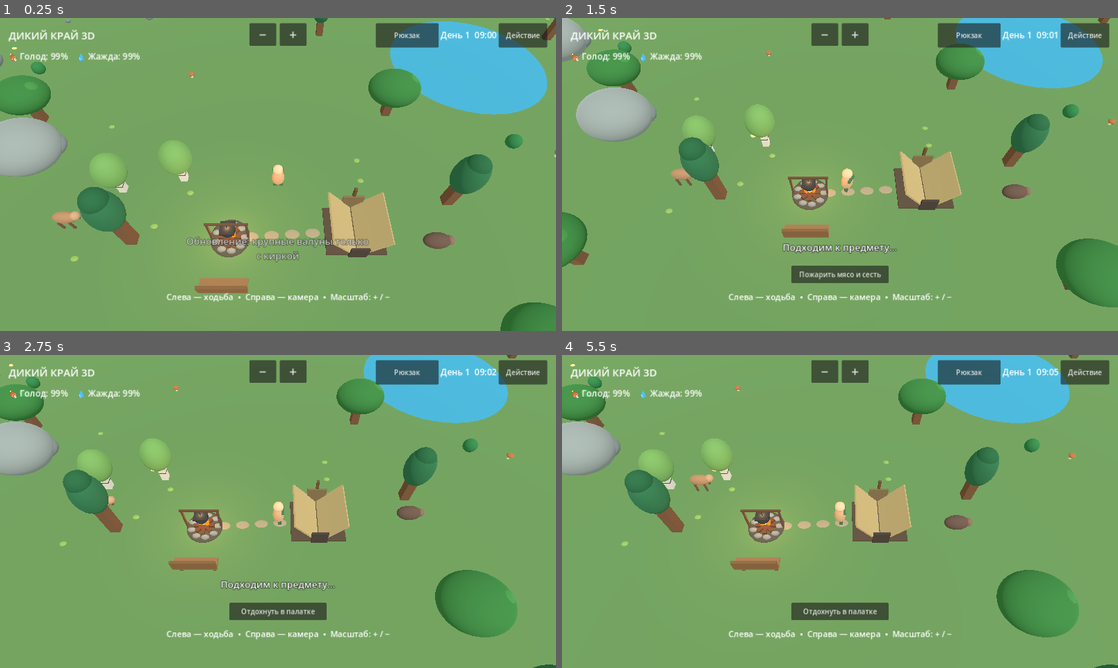
Above: before the commit, frames 1-4 (two rows, left to right).
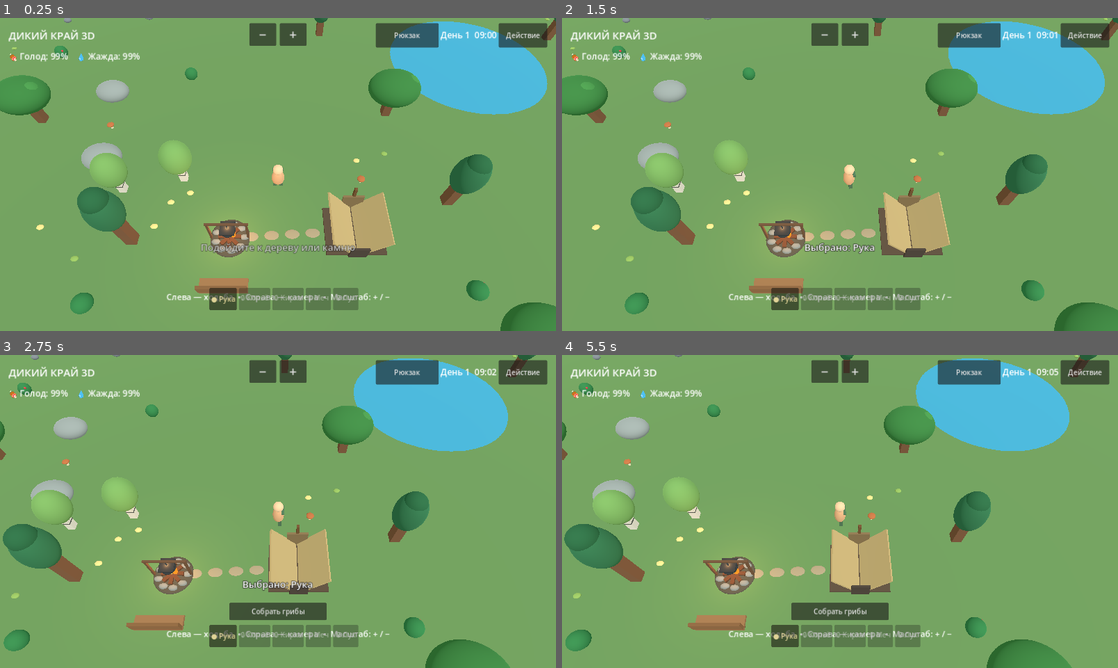
Above: after the commit, the same moments.

Repository: hjz2tz7cgv-ctrl/DikiyKrayGodot
Game: Godot game, scene res://scenes/main.tscn
The game is run twice, just before and just after one commit, with the same random seed, the same clock (stepped at 60 frames per second) and the same inputs.
Inputs (mouse positions are in pixels of both pictures, inside the frame that each line leads up to):
- Up to frame 1 (0.25 s): no input
- Up to frame 2 (1.5 s): click (784, 299) at 0.5 s, where only the run after the commit has a clickable "● Рука"; move the mouse to (962, 158) at 1.27 s; hold Right (ui_right) from 1.28 s (still down); click (962, 158) at 1.42 s
- Up to frame 3 (2.75 s): release Right (ui_right) at 2 s; drag from (166, 527) to (250, 574) at 2.02 s
- Up to frame 4 (5.5 s): click "Рюкзак" at 2.75 s; click "Действие" at 3.5 s; click "Крафт" at 4.25 s; click "Закрыть" at 5 s

The runs differ from the first frame. In frame 1, 6.7% of the frame differs, in the area x 0-100%, y 0-95%; in frame 2, 27%, in the area x 0-100%, y 0-100%; in frame 3, 25%; in frame 4, 25%.

Commit message:
Add files via upload

Diff:
--- a/scripts/main.gd
+++ b/scripts/main.gd
@@ -42,6 +42,11 @@
 var survival_buttons: Array[Button] = []
 var has_spear := false
 var has_pickaxe := false
+# Панель быстрого доступа: инструменты остаются собственностью игрока,
+# но выбираются здесь, без открытия рюкзака.
+var equipped_tool := "hand"
+var quickbar: HBoxContainer
+var quickbar_buttons: Dictionary = {}
 var pickaxe_recipe_button: Button
 var hunt_target := -1
 var attack_cooldown := 0.0
@@ -93,7 +98,7 @@
 var nearby_action_kind := ""
 var nearby_action_index := -1
 var nearby_action_position := Vector3.ZERO
-var status_message := "Обновление: крупные валуны только с киркой"
+var status_message := "Подойдите к дереву или камню"
 var rng := RandomNumberGenerator.new()
 
 # 24 минуты реального времени = одни игровые сутки.
@@ -372,7 +377,7 @@
     # Больше ресурсов, но без тяжёлых импортированных моделей.
     for i in range(112):
         var kind := "tree" if i < 72 else "rock"
-        var radius := 0.85 if kind == "tree" else (0.38 if i % 3 == 0 else 1.85)
+        var radius := 0.85 if kind == "tree" else (0.48 if i % 3 == 0 else 0.9)
         var pos := Vector2.ZERO
         var found := false
         for attempt in range(90):
@@ -406,12 +411,8 @@
         else:
             var small_rock := i % 3 == 0
             var rock_color := Color("929c9a") if not small_rock else Color("777f86")
-            var rock_size := rng.randf_range(0.22, 0.38) if small_rock else rng.randf_range(1.9, 2.6)
-            _mesh_sphere(node, rock_size, Vector3(0, rock_size * 0.55, 0), rock_color, Vector3(1.15, 0.8, 1.0))
-            if not small_rock:
-                # Дополнительные выступы делают крупный валун заметным и менее круглым.
-                _mesh_sphere(node, rock_size * 0.55, Vector3(rock_size * 0.6, rock_size * 0.35, -rock_size * 0.25), rock_color.darkened(0.12), Vector3(1.0, 0.65, 0.9))
-                _mesh_sphere(node, rock_size * 0.42, Vector3(-rock_size * 0.55, rock_size * 0.4, rock_size * 0.3), rock_color.lightened(0.08), Vector3(0.9, 0.8, 1.0))
+            var rock_size := rng.randf_range(0.32, 0.48) if small_rock else rng.randf_range(0.95, 1.4)
+            _mesh_sphere(node, rock_size, Vector3(0, rock_size * 0.55, 0), rock_color, Vector3(1.1, 0.65, 0.9))
         obstacles.append({"pos": pos, "radius": radius, "node": node})
         resources.append({"kind": kind, "pos": pos, "node": node, "duration": 2.4 if kind == "tree" else (1.3 if i % 3 == 0 else 5.0), "large": kind == "rock" and i % 3 != 0, "alive": true})
     for i in range(48):
@@ -647,6 +648,25 @@
     nearby_button.offset_bottom = -110.0
     nearby_button.mouse_filter = Control.MOUSE_FILTER_STOP
     nearby_button.pressed.connect(_perform_nearby_action)
+    # Нижняя панель снаряжения под кнопкой взаимодействия.
+    quickbar = HBoxContainer.new()
+    quickbar.alignment = BoxContainer.ALIGNMENT_CENTER
+    quickbar.add_theme_constant_override("separation", 5)
+    root.add_child(quickbar)
+    quickbar.set_anchors_preset(Control.PRESET_CENTER_BOTTOM)
+    quickbar.offset_left = -158.0
+    quickbar.offset_right = 158.0
+    quickbar.offset_top = -99.0
+    quickbar.offset_bottom = -48.0
+    for tool_id in ["hand", "spear", "pickaxe", "sword", "bow"]:
+        var tool_button := Button.new()
+        tool_button.custom_minimum_size = Vector2(58, 48)
+        tool_button.focus_mode = Control.FOCUS_NONE
+        tool_button.mouse_filter = Control.MOUSE_FILTER_STOP
+        tool_button.pressed.connect(_select_quick_tool.bind(tool_id))
+        quickbar.add_child(tool_button)
+        quickbar_buttons[tool_id] = tool_button
+    _refresh_quickbar()
     action_menu = PanelContainer.new()
     root.add_child(action_menu)
     action_menu.set_anchors_preset(Control.PRESET_CENTER)
@@ -732,6 +752,33 @@
         sleep_panel.visible = false
     _update_ui()
 
+func _tool_owned(tool_id: String) -> bool:
+    if tool_id == "hand":
+        return true
+    if tool_id == "spear":
+        return has_spear
+    if tool_id == "pickaxe":
+        return has_pickaxe
+    return false # Меч и лук добавим вместе с их крафтом и механиками.
+
+func _select_quick_tool(tool_id: String) -> void:
+    if not _tool_owned(tool_id):
+        status_message = "Сначала изготовь инструмент" if tool_id == "spear" or tool_id == "pickaxe" else "Этот инструмент появится позже"
+        _update_ui()
+        return
+    equipped_tool = tool_id
+    status_message = "Выбрано: " + {"hand":"Рука", "spear":"Копьё", "pickaxe":"Кирка"}.get(tool_id, tool_id)
+    _update_ui()
+
+func _refresh_quickbar() -> void:
+    var labels := {"hand":"Рука", "spear":"Копьё", "pickaxe":"Кирка", "sword":"Меч", "bow":"Лук"}
+    for tool_id in quickbar_buttons.keys():
+        var button: Button = quickbar_buttons[tool_id]
+        var owned := _tool_owned(tool_id)
+        button.text = ("● " if equipped_tool == tool_id else "") + str(labels[tool_id]) if owned else "🔒 " + str(labels[tool_id])
+        button.disabled = not owned
+        button.modulate = Color(1.0, 0.94, 0.67) if equipped_tool == tool_id else Color(1, 1, 1)
+
 func _craft_spear() -> void:
     if has_spear:
         status_message = "Копьё уже изготовлено"
@@ -739,6 +786,7 @@
         inventory["wood"] -= 3
         inventory["stone"] -= 1
         has_spear = true
+        equipped_tool = "spear"
         status_message = "Деревянное копьё готово! Нажми на животное"
     else:
         status_message = "Для копья нужны 3 дерева и 1 камень"
@@ -751,6 +799,7 @@
         inventory["wood"] -= 3
         inventory["stone"] -= 2
         has_pickaxe = true
+        equipped_tool = "pickaxe"
         status_message = "Кирка готова! Теперь можно добывать крупные камни"
     else:
         status_message = "Для кирки нужны 3 дерева и 2 камня"
@@ -812,6 +861,8 @@
         time_label.text = "День %d  %02d:%02d" % [day_count, hour, minute]
     zoom_label.text = "Слева — ходьба  •  Справа — камера  •  Масштаб: + / −"
     bag_label.text = "РЮКЗАК\nДерево: %d    Камень: %d\nЯгоды: %d    Грибы: %d\nМясо: %d    Жареное: %d\nШкуры: %d    К …(235 unchanged characters)…
+    if quickbar != null:
+        _refresh_quickbar()
     if craft_recipe_button != null:
         craft_recipe_button.text = "Копьё уже создано" if has_spear else "Создать копьё (3 дерева + 1 камень)"
         craft_recipe_button.disabled = has_spear or inventory["wood"] < 3 or inventory["stone"] < 1
@@ -1084,8 +1135,8 @@
                 pending_kind = "animal"
                 pending_index = i
     if pending_kind == "animal":
-        if not has_spear:
-            status_message = "Для охоты сначала изготовь копьё"
+        if not has_spear or equipped_tool != "spear":
+            status_message = "Выбери копьё в нижней панели для охоты"
         else:
             hunt_target = pending_index
             status_message = "Охота! Персонаж преследует животное"
@@ -1107,8 +1158,8 @@
 func _begin_mining(index: int) -> void:
     if index < 0 or index >= resources.size() or not bool(resources[index]["alive"]):
         return
-    if resources[index]["kind"] == "rock" and bool(resources[index].get("large", false)) and not has_pickaxe:
-        status_message = "Для большого камня нужна кирка (крафт: 3 дерева + 2 камня)"
+    if resources[index]["kind"] == "rock" and bool(resources[index].get("large", false)) and (not has_pickaxe or equipped_tool != "pickaxe"):
+        status_message = "Для большого камня выбери кирку в нижней панели (крафт: 3 дерева + 2 камня)"
         _update_ui()
         return
     target_resource = index
@@ -1123,17 +1174,7 @@
     progress_bar.visible = false
 
 func _finish_mining() -> void:
-    # Дополнительная проверка при завершении добычи: нельзя получить
-    # большой камень, если кирки нет, даже при ошибочном запуске таймера.
-    if target_resource < 0 or target_resource >= resources.size():
-        _stop_mining()
-        return
     var r: Dictionary = resources[target_resource]
-    if r["kind"] == "rock" and bool(r.get("large", false)) and not has_pickaxe:
-        _stop_mining()
-        status_message = "Нужна кирка: 3 древесины и 2 камня"
-        _update_ui()
-        return
     r["alive"] = false
     r["node"].queue_free()
     resources[target_resource] = r
@@ -1360,6 +1401,8 @@
                 nearby_touch_ids[event.index] = true
                 get_viewport().set_input_as_handled()
                 return
+            if quickbar != null and quickbar.get_global_rect().has_point(event.position):
+                return
             active_touches[event.index] = event.position
             var viewport_width := get_viewport().get_visible_rect().size.x
             var viewport_height := get_viewport().get_visible_rect().size.y
@@ -1380,6 +1423,9 @@
                 camera_touch_last = event.position
                 gather_direction = Vector2.ZERO
         else:
+            if quickbar != null and quickbar.get_global_rect().has_point(event.position):
+                active_touches.erase(event.index)
+                return
             active_touches.erase(event.index)
             if nearby_touch_ids.has(event.index):
                 nearby_touch_ids.erase(event.index)
@@ -1423,6 +1469,8 @@
         elif event.button_index == MOUSE_BUTTON_WHEEL_DOWN:
             _zoom(1.0)
         elif event.button_index == MOUSE_BUTTON_LEFT:
+            if quickbar != null and quickbar.get_global_rect().has_point(event.position):
+                return
             if nearby_button != null and nearby_button.visible and nearby_button.get_global_rect().has_point(event.position):
                 return
             _tap_world(event.position)
